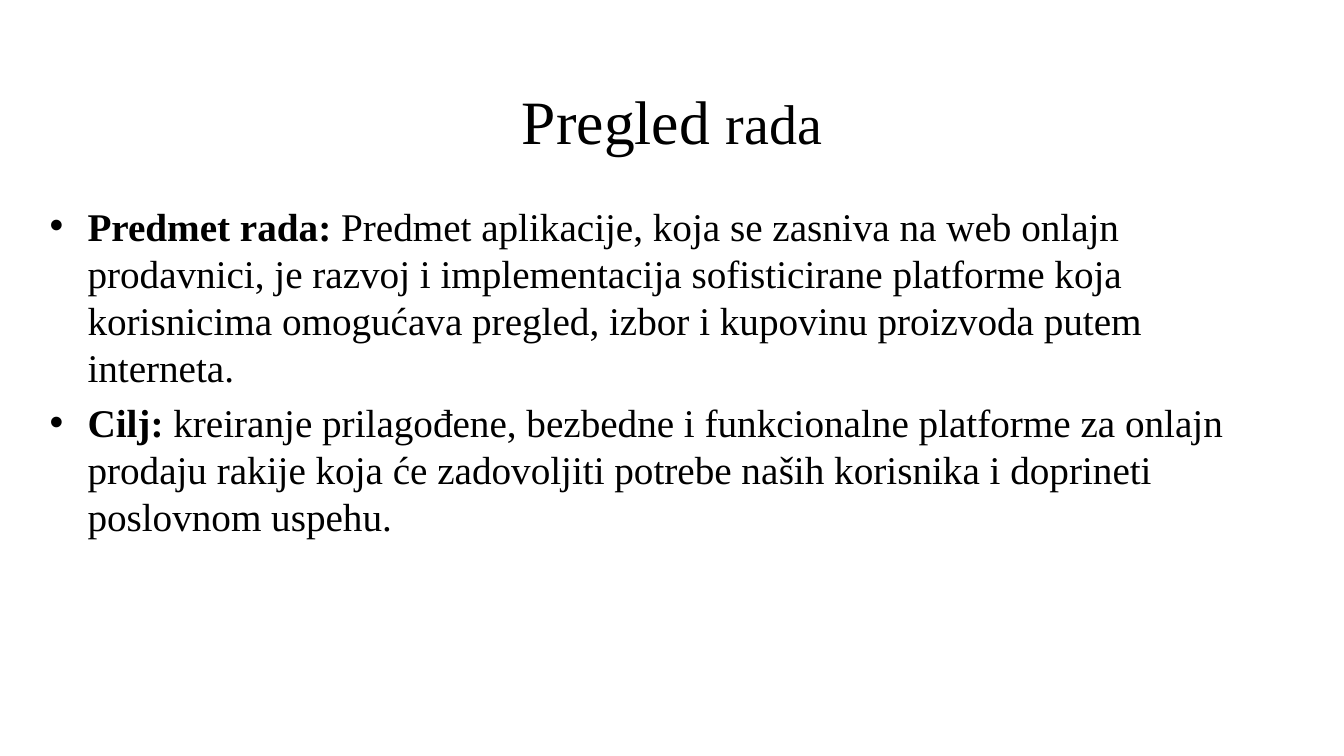
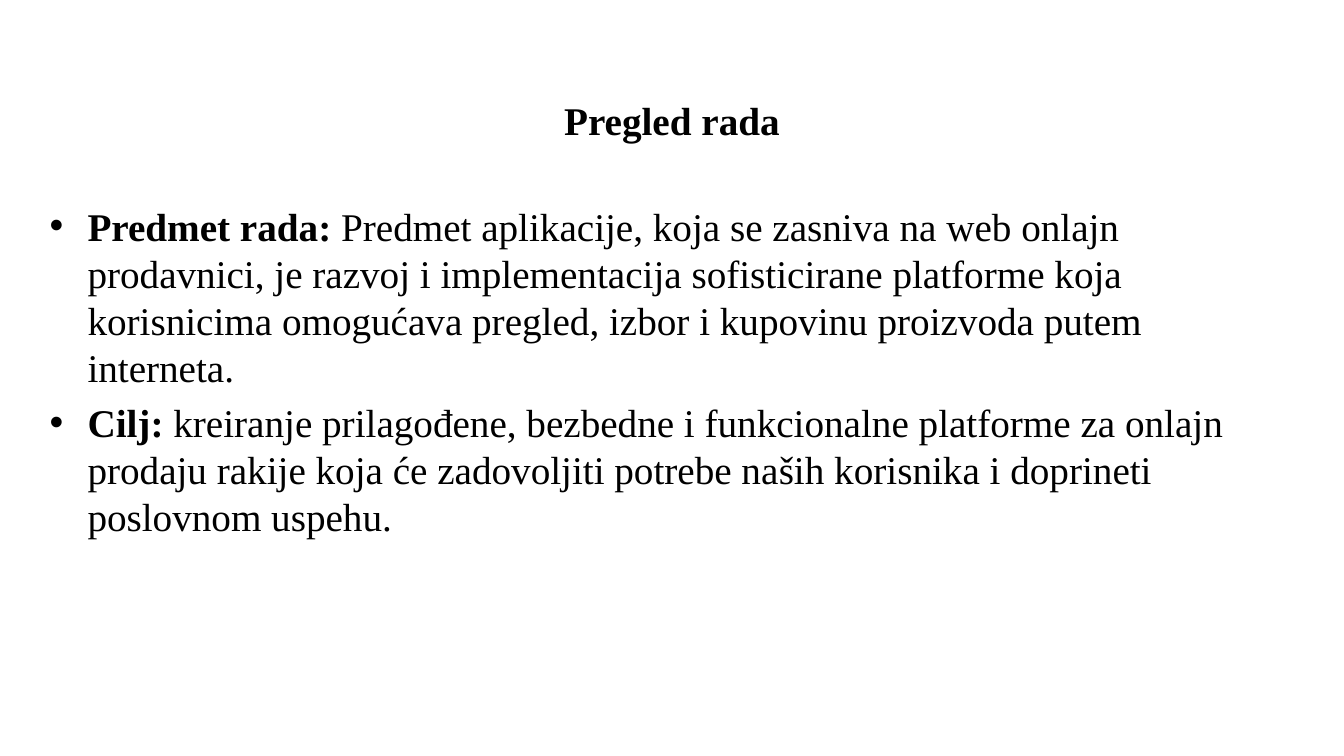
Before and after one commit to Pedja1201/ProjectBrandy_springboot-angular, a slide deck: slide 2 of Specification and Modeling/PredragRadak-Presentation.pptx. Drawn at 1344x756 pixels with LibreOffice and Linux fonts; fonts in the diff are those of the drawing; background and template pictures are left out. Boxes give left, top, right and bottom in pixels: in the first picture for what was removed or moved away, otherwise in the second. Text is boxed around its words. In the diff, an @@ line names an element or a change of style, - is before the commit and + after.

```diff
--- a/Specification and Modeling/PredragRadak-Presentation.pptx
+++ b/Specification and Modeling/PredragRadak-Presentation.pptx
@@ title "Pregled rada" at (564,107,779,142): size 44 to 28 pt in "Pregled"; size 40 to 28 pt in "rada"; bold on @@
```
Also in this commit, not shown: 4 other slides changed, 10 slides added, 2 slides removed.
